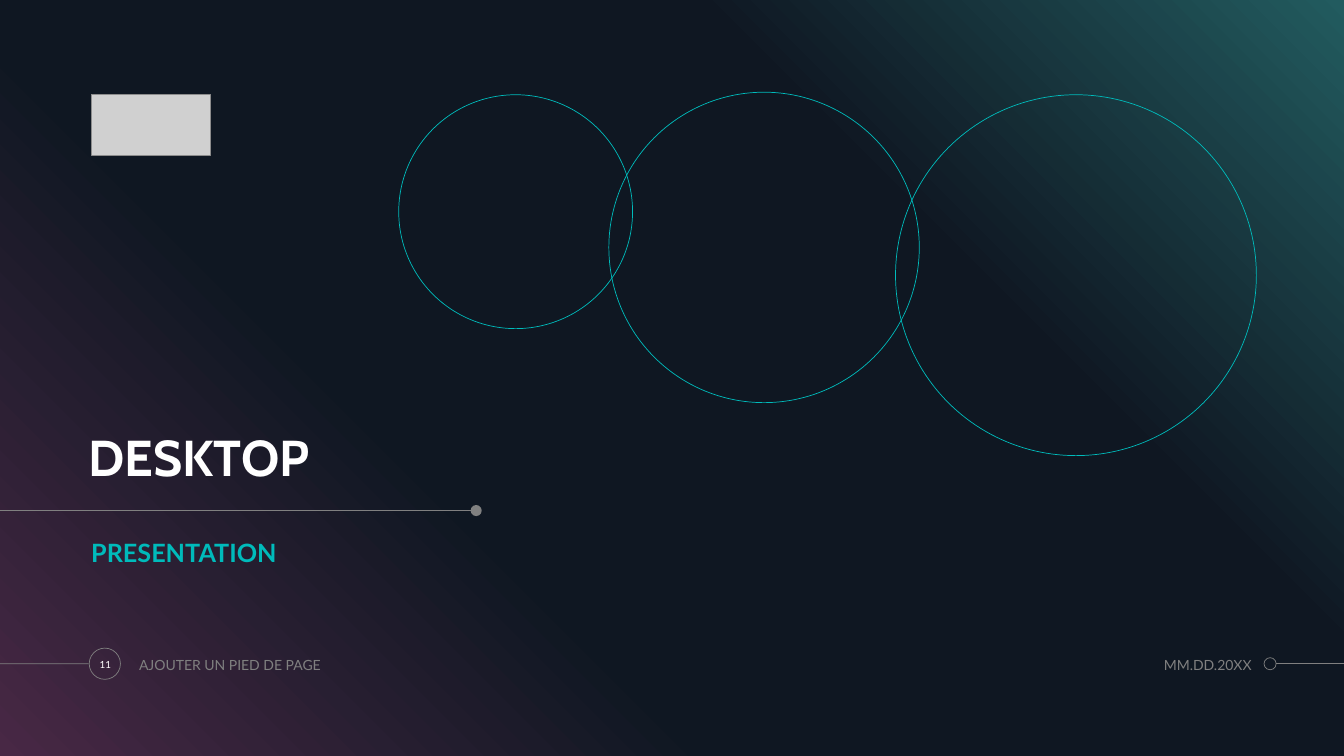
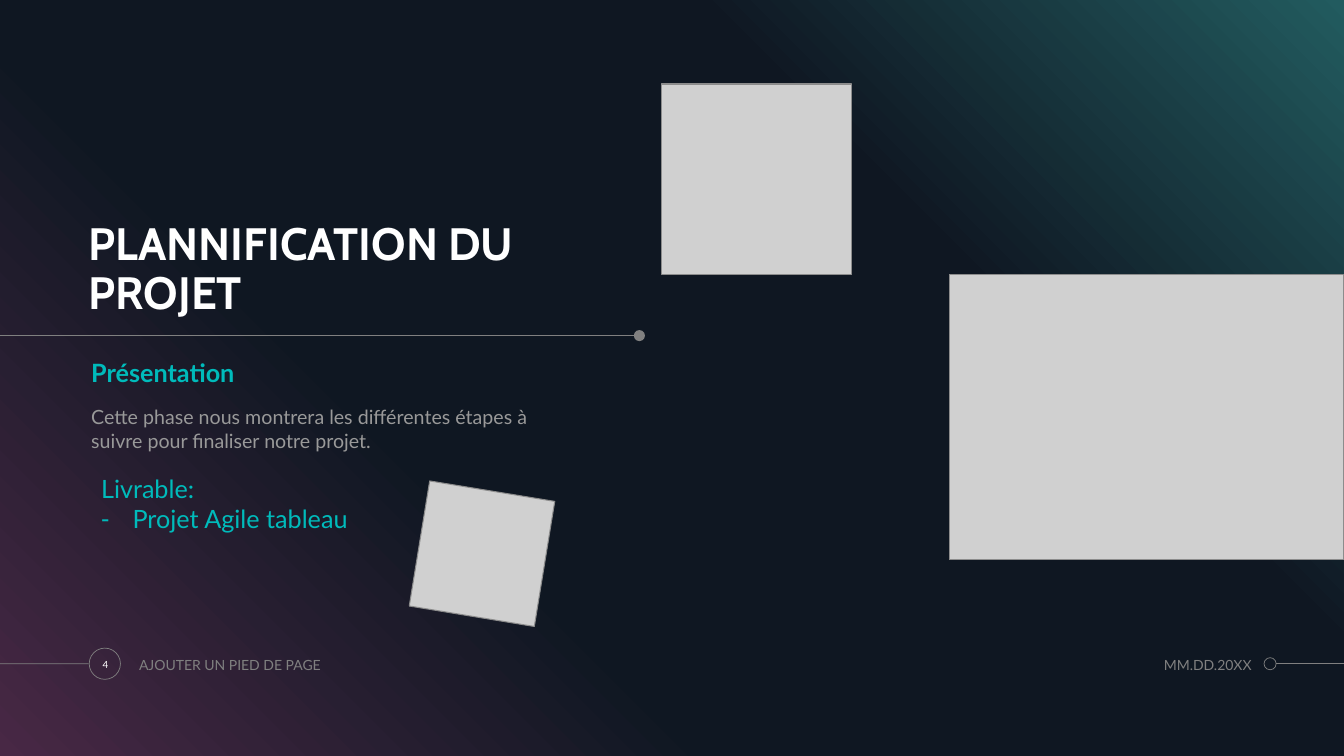
Before and after one commit to maldoq/ApplicationAssociation, a slide deck: slide 4 of Application/PROJET N°3 PYTHON.pptx (slide 11 before the commit). Drawn at 1344x756 pixels with LibreOffice and Linux fonts; fonts in the diff are those of the drawing; grey boxes stand for pictures. Boxes give left, top, right and bottom in pixels: in the first picture for what was removed or moved away, otherwise in the second. Text is boxed around its words. In the diff, an @@ line names an element or a change of style, - is before the commit and + after.

```diff
--- a/Application/PROJET N°3 PYTHON.pptx
+++ b/Application/PROJET N°3 PYTHON.pptx
@@ picture added at (x1=661, y1=84, x2=852, y2=274) @@
@@ picture removed at (x1=92, y1=95, x2=211, y2=155) @@
@@ ellipse removed at (x1=399, y1=95, x2=633, y2=329) @@
@@ ellipse removed at (x1=609, y1=92, x2=920, y2=402) @@
@@ ellipse removed at (x1=895, y1=95, x2=1256, y2=456) @@
@@ title added at (x1=89, y1=227, x2=513, y2=317), 32.4 pt, text #FFFFFF, bold @@
+PLANNIFICATION DU PROJET
@@ picture added at (x1=950, y1=274, x2=1344, y2=560) @@
@@ line added from (0, 336) to (639, 336), #808080 0.5 pt @@
@@ ellipse moved from (x1=471, y1=505, x2=482, y2=516) to (x1=634, y1=330, x2=645, y2=341) @@
@@ text added at (x1=91, y1=363, x2=234, y2=382), 18 pt, text #00BBBB, bold @@
+Présentation
@@ text added at (x1=91, y1=409, x2=527, y2=452), 14 pt, text #999999 @@
+Cette phase nous montrera les différentes étapes à suivre pour finaliser notre projet.
@@ title removed at (x1=89, y1=440, x2=310, y2=477) @@
-DESKTOP
@@ text added at (x1=101, y1=479, x2=347, y2=533), 18 pt, text #00BBBB @@
+Livrable:
+– Projet Agile tableau
@@ picture added at (x1=409, y1=481, x2=555, y2=626) @@
@@ line removed from (0, 511) to (476, 511) @@
@@ text removed at (x1=91, y1=543, x2=276, y2=562) @@
-PRESENTATION
@@ page number at (x1=103, y1=661, x2=109, y2=668): text changed @@
-11
+4
```
Also in this commit, not shown: 5 other slides changed, 1 slide added, 6 slides removed, 4 other files.
